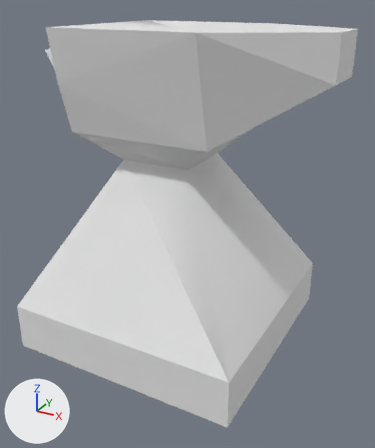
What one commit did to the OBJ model assets/meshes/anvilz+.obj.
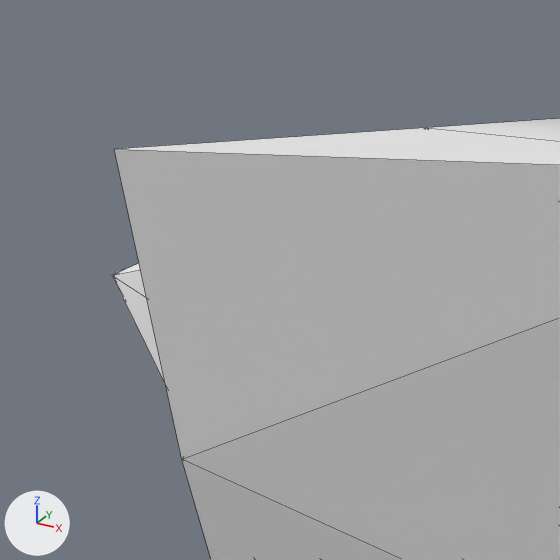
There are two pictures of each version: one whole from a 50 mm camera at (0.802, -1.375, 0.579) aimed at (0.057, -0.019, -0.099), one close up on the part from 7% to 34% of the width and 0% to 23% of the height. Arrows for +X, +Y and +Z are at lower left; the lights stay in place. The close-ups show mesh edges as thin lines. Where no turn or scale is listed for an object, it has been applied to the vertices.

Script lines for the objects in view, before the commit:
```python
me_anvilx = bpy.data.meshes.new('anvilx+')
me_anvilx.from_pydata(...)  # 41 vertices, 65 faces; spans x -0.498..0.499, y -0.378..0.378, z -0.5..0.501
me_anvilx.materials.append(mat_none)  # white #e7e7e7
ob_anvilx = bpy.data.objects.new('anvilx+', me_anvilx)
ob_anvilx.location = (0.0, 0.0, 0.0)
```
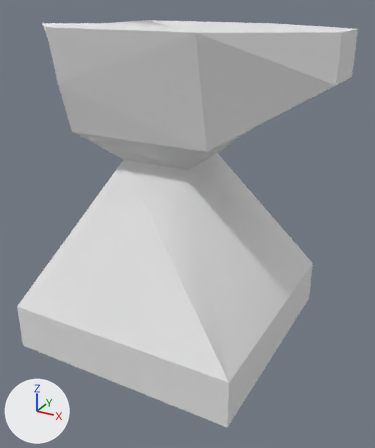
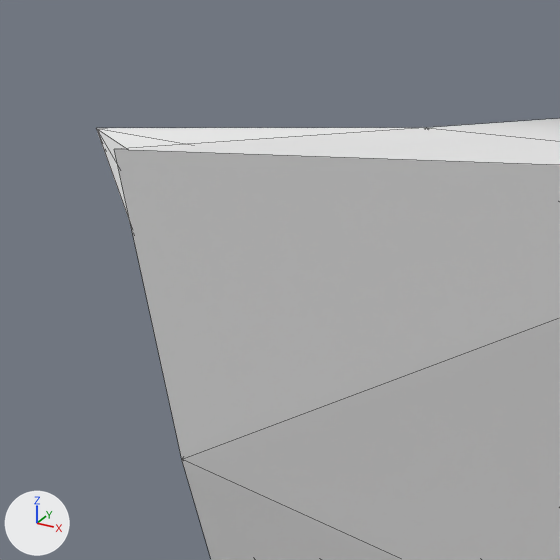
Where the change shows, as pixel boxes (x1, y1, x2, y2) in the close-ups (560 x 560 px; the box of a moved part takes in the faces that stretch with it):
'anvilx+', reshaped: before (112, 118, 560, 560); after (96, 118, 560, 560)
part 1 of me_anvilx, moved or reshaped: before (112, 262, 165, 383); after (96, 128, 414, 222)

The change in detail:
me_anvilx has 41 vertices, 65 faces and spans x -0.498..0.499, y -0.378..0.378, z -0.5..0.501.
me_anvilx is used by ob_anvilx; location (0.0, 0.0, 0.0).
Part 1, on me_anvilx:
Vertex 28 of me_anvilx moves from (-0.498, 0.0, 0.411) at pixel (111, 275) to (-0.498, 0.0, 0.496) at pixel (96, 128).
